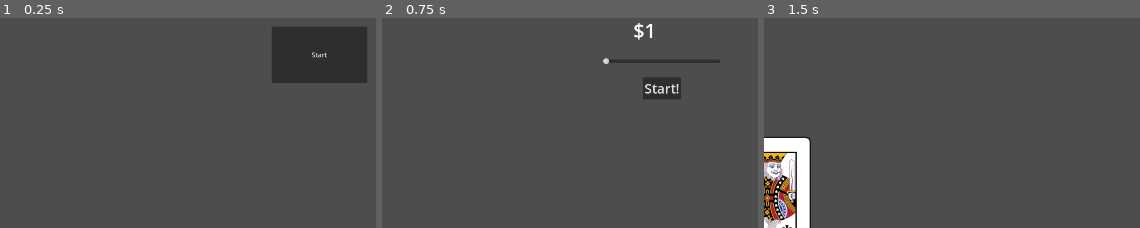
Above: before the commit, frames 1-3 (left to right).
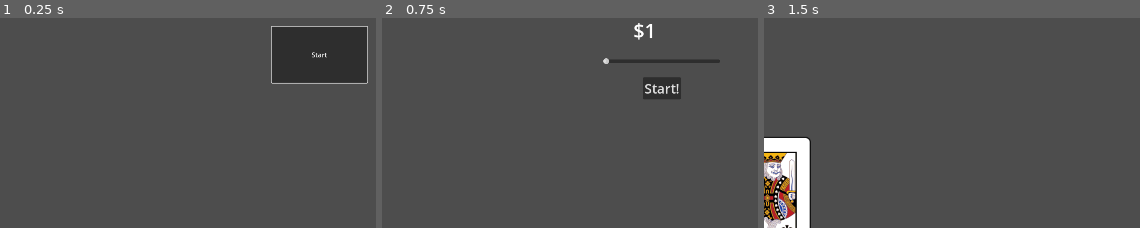
Above: after the commit, the same moments.

Repository: Tofutush/blackjack-with-sky
Game: Godot game, scene res://scenes/Start/Start.tscn
Two runs of this game, one before a commit and one after it. Both use one fixed random seed, a clock stepped at 60 frames per second and the inputs below.
Inputs:
- Up to frame 1 (0.25 s): no input
- Up to frame 2 (0.75 s): click "Start" at 0.5 s
- Up to frame 3 (1.5 s): click "Start!" at 1.25 s
The pictures show only the part of the screen within x 9-59%, y 41-91%; the shares and areas given below are measured in that part.

The runs differ from the first frame. In frame 1, 0.4% of the frame differs, in the area x 72-98%, y 3-32%; in frame 2, nothing differs; in frame 3, nothing differs.

Commit message:
Update start.gd

Diff:
--- a/scenes/Start/start.gd
+++ b/scenes/Start/start.gd
@@ -1,4 +1,7 @@
 extends Control
+
+func _ready() -> void:
+	$Button.grab_focus()
 
 func _on_button_pressed() -> void:
 	get_tree().change_scene_to_file("res://scenes/Main/Main.tscn")
